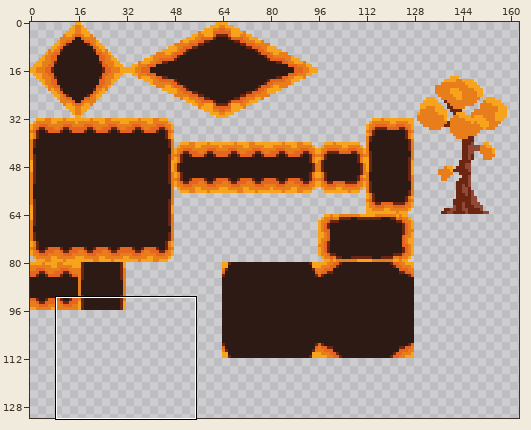
File history of a pixel-art file, LeafLegends/Assets/Tilemaps/MainTileset.aseprite. Above: a wide view before the commit, with the close-up outlined.
Close-up. The starting point:
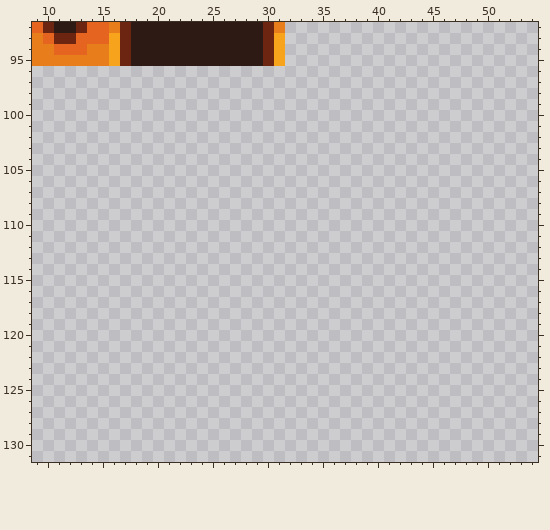
256x256 pixels, 1 frame. Shown: x 9..54, y 92..131. The wide view leaves out empty margins.
The same view after the edit:
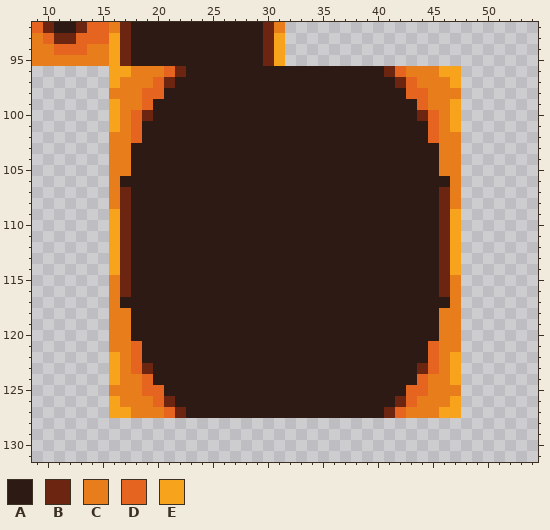
Palette (. is transparent): A #2d1a15  B #6b2511  C #e77e1b  D #e56520  E #f7a31b
Changes in this commit:
Layer "PrototyingTilemap":
There is now colour A in row 96 at x 23 to 40; in row 97 at x 22 to 41; in row 98 at x 21 to 42; in rows 99 to 100 at x 20 to 43; in rows 101 to 102 at x 19 to 44; in rows 103 to 105 at x 18 to 45.
There is now colour A in row 106 at x 17 to 46; in rows 107 to 116 at x 18 to 45; in row 117 at x 17 to 46; in rows 118 to 120 at x 18 to 45; in rows 121 to 122 at x 19 to 44; in rows 123 to 124 at x 20 to 43.
There is now colour A in row 125 at x 21 to 42; in row 126 at x 22 to 41; in row 127 at x 23 to 40.
There is now colour B in row 96 at x 22 and 41; in row 97 at x 21 and 42; in row 100 at x 19 and 44; in rows 107 to 116 at x 17 and 46; in row 123 at x 19 and 44; in row 126 at x 21 and 42.
There is now colour B in row 127 at x 22 and 41.
There is now colour C in row 96 at x 18 to 20 and 43 to 45; in row 97 at x 17 to 19 and 44 to 46; in row 98 at x 16 to 18 and 45 to 47; in row 99 at x 17 to 18 and 45 to 46; in rows 100 to 101 at x 17 and 46; in rows 102 to 105 at x 16 to 17 and 46 to 47.
There is now colour C in rows 106 to 108 at x 16 and 47; in rows 115 to 117 at x 16 and 47; in rows 118 to 121 at x 16 to 17 and 46 to 47; in rows 122 to 123 at x 17 and 46; in row 124 at x 17 to 18 and 45 to 46; in row 125 at x 16 to 18 and 45 to 47.
There is now colour C in row 126 at x 17 to 19 and 44 to 46; in row 127 at x 18 to 20 and 43 to 45.
There is now colour D in row 96 at x 21 and 42; in row 97 at x 20 and 43; in row 98 at x 19 to 20 and 43 to 44; in row 99 at x 19 and 44; in rows 100 to 102 at x 18 and 45; in rows 121 to 123 at x 18 and 45.
There is now colour D in row 124 at x 19 and 44; in row 125 at x 19 to 20 and 43 to 44; in row 126 at x 20 and 43; in row 127 at x 21 and 42.
There is now colour E in row 96 at x 16 to 17 and 46 to 47; in row 97 at x 16 and 47; in rows 99 to 101 at x 16 and 47; in rows 109 to 114 at x 16 and 47; in rows 122 to 124 at x 16 and 47; in row 126 at x 16 and 47.
There is now colour E in row 127 at x 16 to 17 and 46 to 47.
Where, in picture pixels (left, top, right, bottom), the same in both close-ups:
added: (109, 66, 461, 418)
